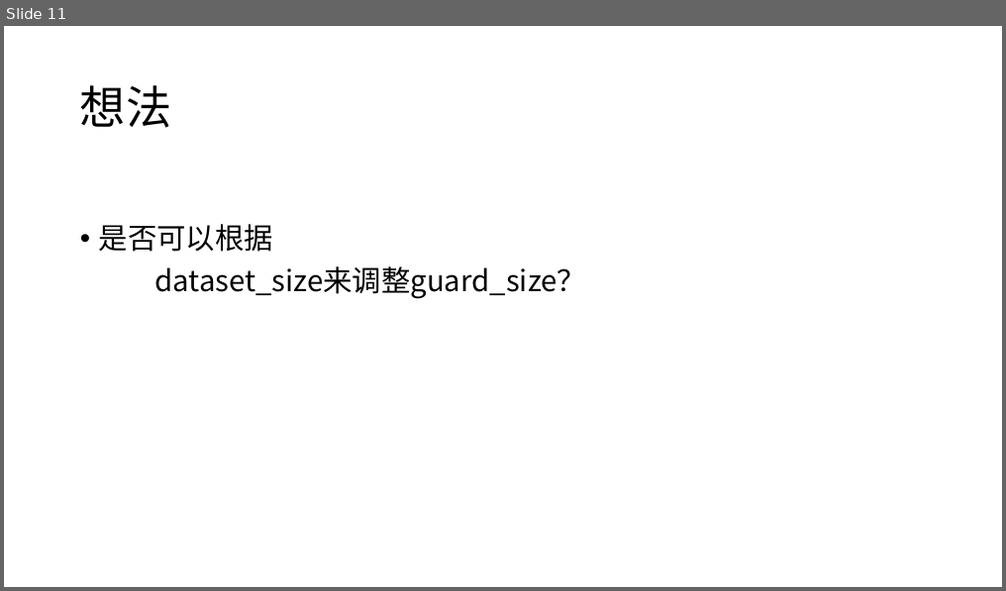
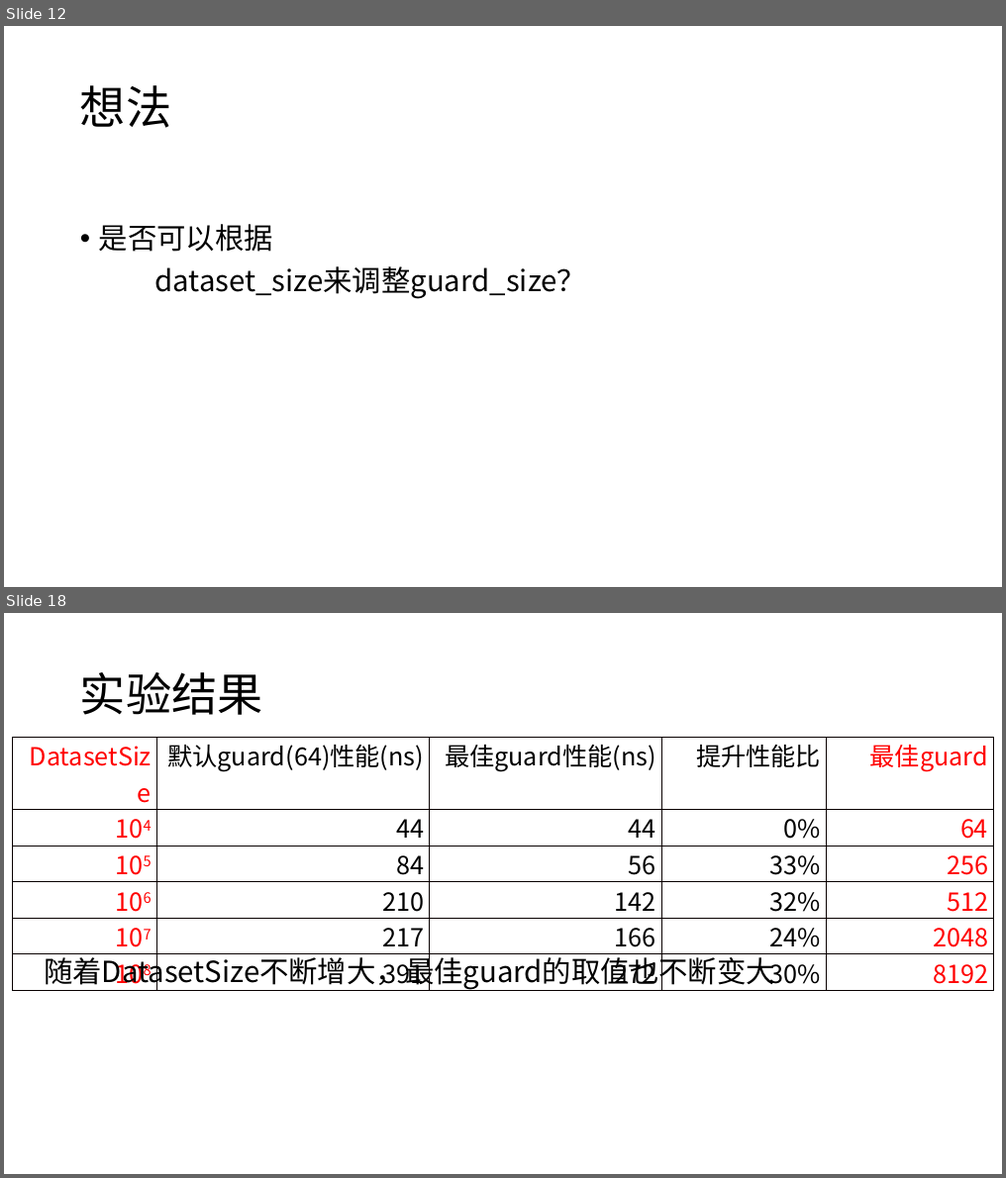
Before and after one commit to wlllssd/Efficiently-Searching-In-Memory-Sorted-Arrays-master, a slide deck: database_pre.pptx. Shown one above the other, each under a label of ours: slide 11 before the commit, slides 12 and 18 after it; the slides between them are not shown. The pictures are 1006x591 and 1006x1178 pixels, drawn with LibreOffice and Linux fonts; fonts in the diff are those of the drawing. Boxes give left, top, right and bottom in pixels: in the first picture for what was removed or moved away, otherwise in the second. Text is boxed around its words. In the diff, an @@ line names an element or a change of style, - is before the commit and + after.

```diff
--- a/database_pre.pptx
+++ b/database_pre.pptx
@@ slide 18 added at (4,613,1002,1174), background #FFFFFF @@
@@ title added at (80,672,263,715), 44 pt, text #000000 @@
+实验结果
@@ table added at (12,738,993,989), 6 rows, 5 columns @@
+DatasetSize | 默认guard(64)性能(ns) | 最佳guard性能(ns) | 提升性能比 | 最佳guard
+104 | 44 | 44 | 0% | 64
+105 | 84 | 56 | 33% | 256
+106 | 210 | 142 | 32% | 512
+107 | 217 | 166 | 24% | 2048
+108 | 391 | 272 | 30% | 8192
@@ text added at (44,954,775,991), 28 pt, text #000000 @@
+随着DatasetSize不断增大，最佳guard的取值也不断变大
@@ what was slide 11 is now slide 12 @@
```
Also in this commit, not shown: 1 slide changed, 20 other slides added, 1 slide removed, 15 other files.
